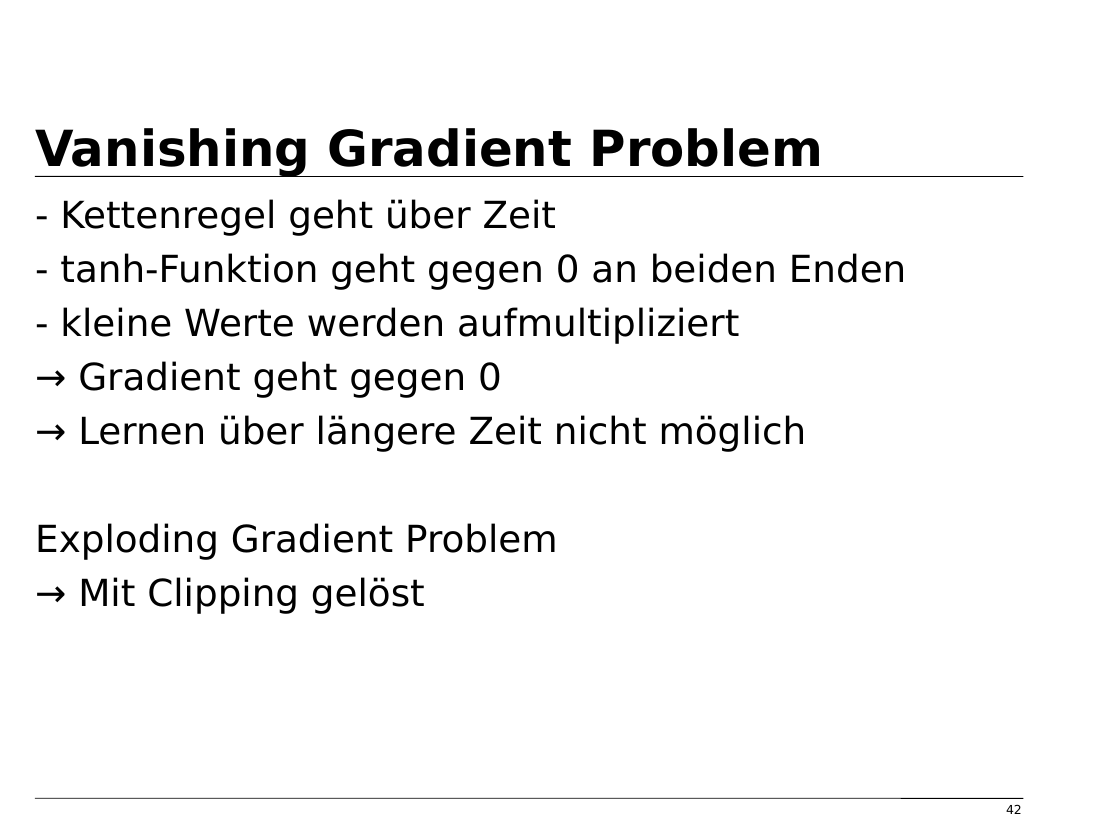
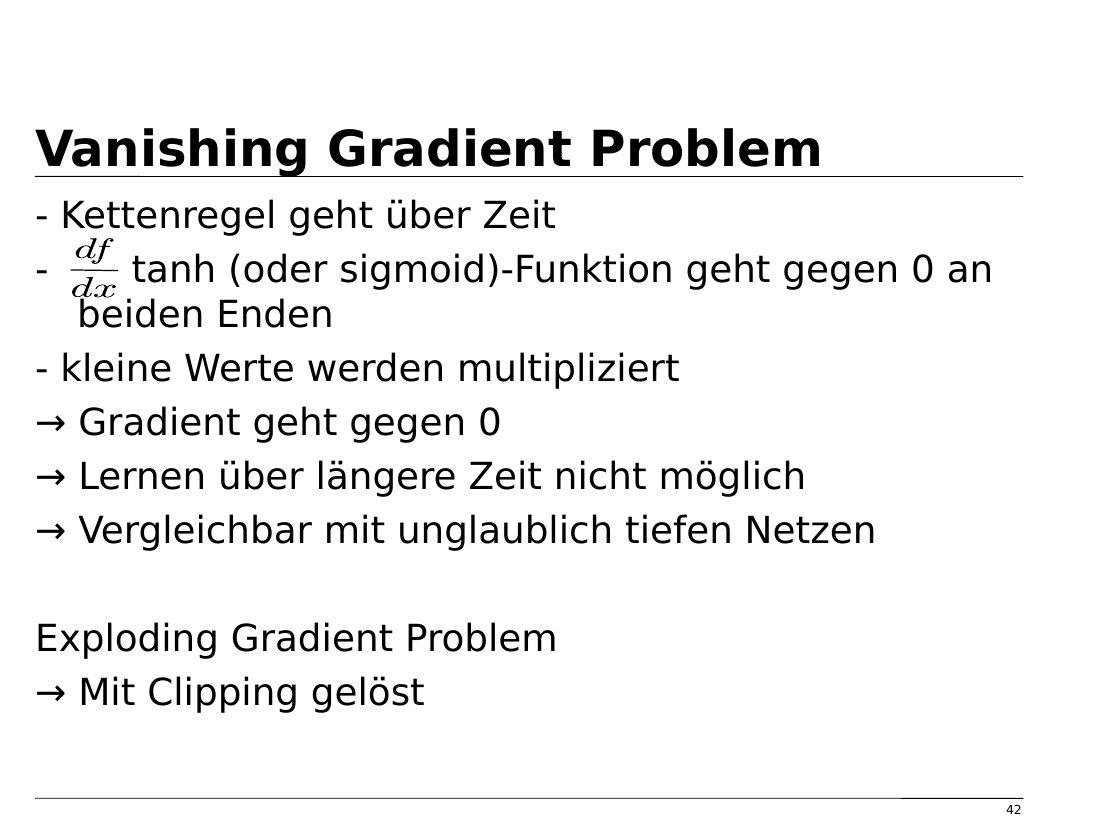
Before and after one commit to tfassbender/deep_learning_team_rnn, a slide deck: slide 42 of vorlesung/vorlesung_rnn_tobias_marvin.odp. Drawn at 1120x840 pixels with LibreOffice and Linux fonts; fonts in the diff are those of the drawing; background and template pictures are left out. Boxes give left, top, right and bottom in pixels: in the first picture for what was removed or moved away, otherwise in the second. Text is boxed around its words. In the diff, an @@ line names an element or a change of style, - is before the commit and + after.

```diff
--- a/vorlesung/vorlesung_rnn_tobias_marvin.odp
+++ b/vorlesung/vorlesung_rnn_tobias_marvin.odp
@@ text at [60, 253, 993, 388]: text changed @@
-- tanh-Funktion geht gegen 0 an beiden Enden
-- kleine Werte werden aufmultipliziert
+- tanh (oder sigmoid)-Funktion geht gegen 0 an beiden Enden
+- kleine Werte werden multipliziert
@@ group added at [71, 239, 118, 298]: 5 freeform shapes @@
@@ text at [78, 514, 877, 551]: paragraph added @@
+→ Vergleichbar mit unglaublich tiefen Netzen
```
Also in this commit, not shown: 3 other slides changed, 4 slides added, 1 other file.
